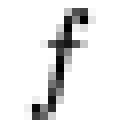
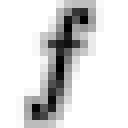
The second 128x128 image is a revision of the first. Changes to its layers:
added layer "outline" above "배경" over left=16, top=0, right=104, bottom=128
